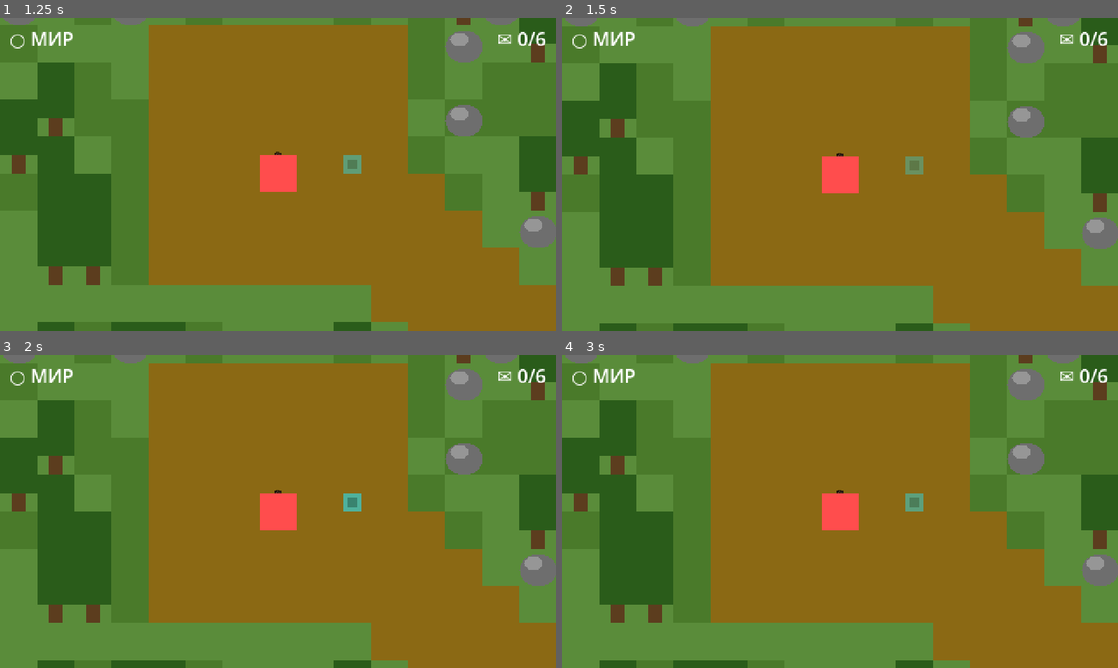
Above: before the commit, frames 1-4 (two rows, left to right).
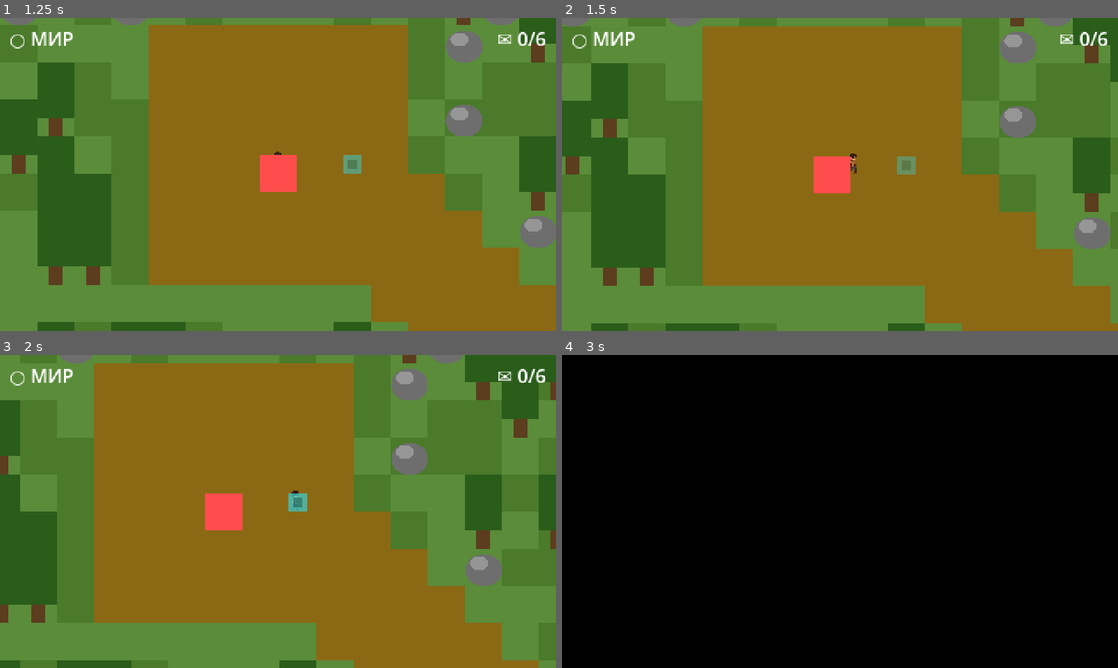
Above: after the commit, the same moments.

Repository: shyzic/echo
Game: Godot game, scene res://scenes/Main.tscn
Two runs of this game, one before a commit and one after it. Both use one fixed random seed, a clock stepped at 60 frames per second and the inputs below.
Inputs:
- Up to frame 1 (1.25 s): click "Начать игру" at 0.5 s
- Up to frame 2 (1.5 s): hold D (move_right) from 1.28 s (still down); hold E (interact) from 1.28 s (still down)
- Up to frame 3 (2 s): keep holding D (move_right); keep holding E (interact)
- Up to frame 4 (3 s): release D (move_right) at 2.03 s; release E (interact) at 2.03 s; hold S (move_down) 2.03-2.78 s; tap Space (ping) at 2.1 s; hold D (move_right) from 2.78 s (still down); hold Q (shift_reality) from 2.78 s (still down)

Frame 1 is identical in both runs. In frame 2, 8.6% of the frame differs, in the area x 0-100%, y 0-100%; in frame 3, 37%; in frame 4, 100%.

Commit message:
fix: WASD (switch to Player.gd), hide NPC placeholder, remove 2.png

Diff:
--- a/scenes/entities/Npc.tscn
+++ b/scenes/entities/Npc.tscn
@@ -13,6 +13,7 @@
 texture = ExtResource("2_npc")
 offset = Vector2(0, -24)
 modulate = Color(0.9, 0.8, 0.6, 1)
+visible = false
 
 [node name="CollisionShape2D" type="CollisionShape2D" parent="."]
 position = Vector2(0, -10)
--- a/scenes/entities/Player.tscn
+++ b/scenes/entities/Player.tscn
@@ -1,5 +1,6 @@
-[gd_scene load_steps=29 format=3 uid="uid://c00000000003"]
-
+[gd_scene load_steps=30 format=3 uid="uid://c00000000003"]
+
+[ext_resource type="Script" path="res://scripts/entities/Player.gd" id="1_player"]
 [ext_resource type="Texture2D" uid="uid://dqfsfphjl0ocv" path="res://assets/sprites/player/На лево/Frame 4 .png" id="2_gpcb7"]
 [ext_resource type="Texture2D" uid="uid://dsyi8refqolsi" path="res://assets/sprites/player/Вниз/Frame1.png" id="2_j1g85"]
 [ext_resource type="Texture2D" uid="uid://bsjpwk4t3ine1" path="res://assets/sprites/player_placeholder.png" id="2_player"]
@@ -206,7 +207,7 @@
 [sub_resource type="RectangleShape2D" id="RectangleShape2D_interact"]
 
 [node name="Player" type="CharacterBody2D"]
-script = SubResource("GDScript_24gqh")
+script = ExtResource("1_player")
 
 [node name="AnimatedSprite2D" type="AnimatedSprite2D" parent="."]
 position = Vector2(5.96046e-08, -10)
Binary file removed: assets/sprites/2.png
Not shown, removed: assets/sprites/2.png.import
